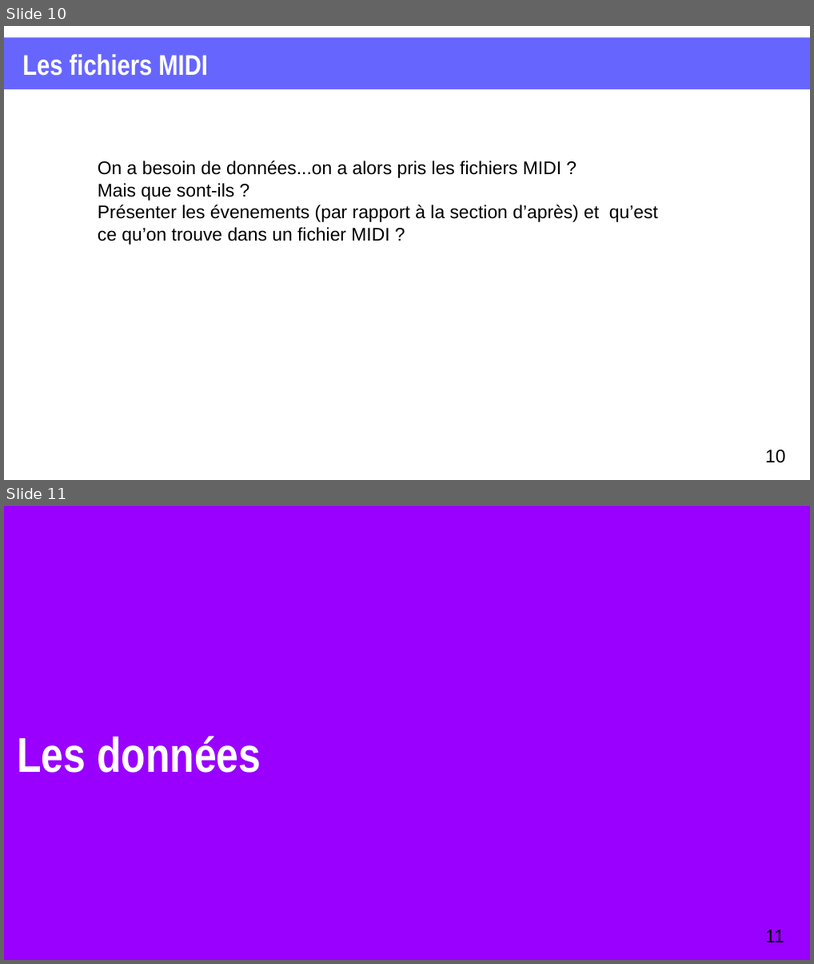
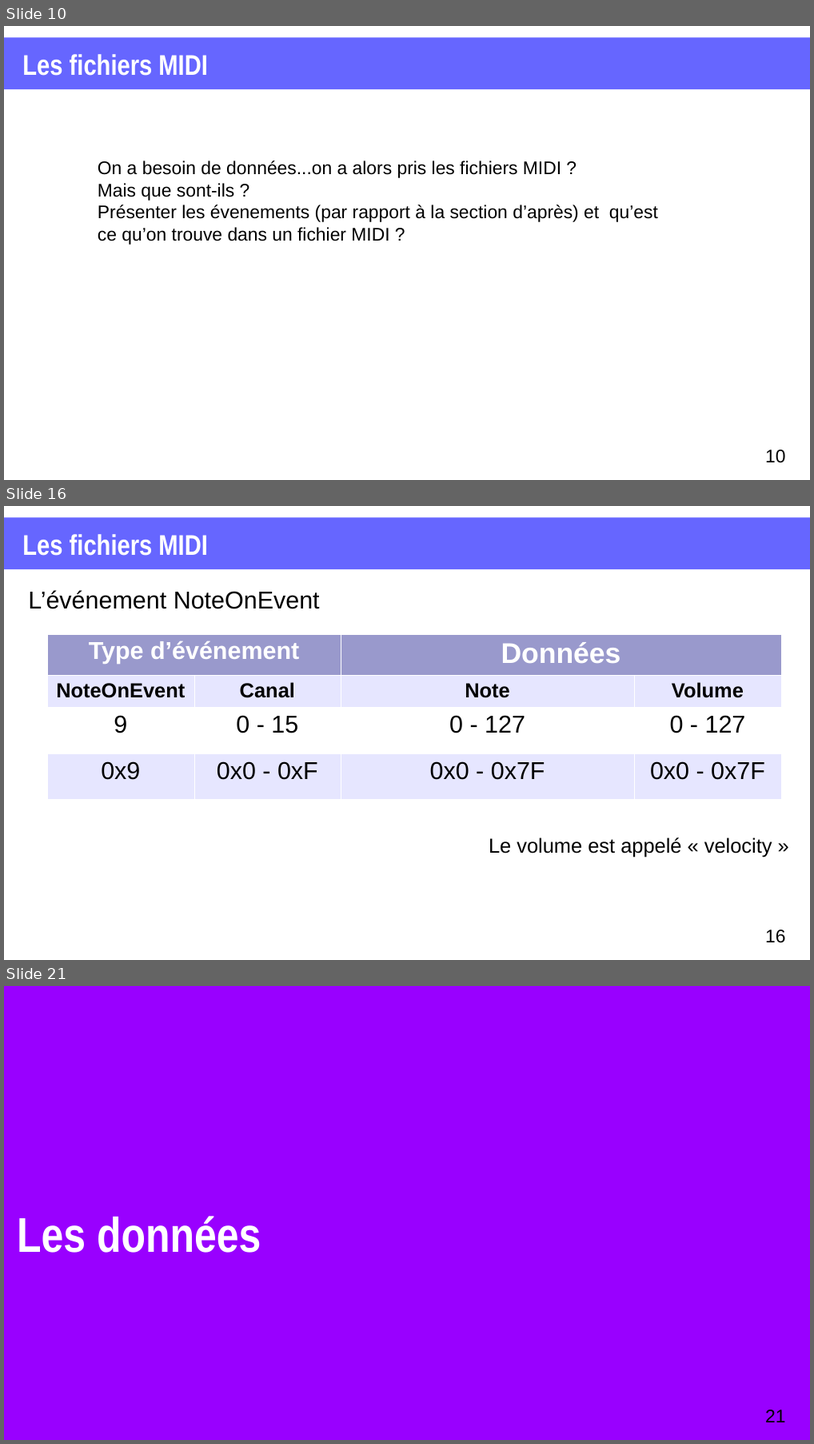
Before and after one commit to XgLsuLzRMy/Composition-Musicale-par-Reseau-de-Neurones, a slide deck: projet.odp. Shown one above the other, each under a label of ours: slides 10 and 11 before the commit, slides 10, 16 and 21 after it; the slides between them are not shown. The pictures are 814x964 and 814x1444 pixels, drawn with LibreOffice and Linux fonts; fonts in the diff are those of the drawing. Boxes give left, top, right and bottom in pixels: in the first picture for what was removed or moved away, otherwise in the second. Text is boxed around its words. In the diff, an @@ line names an element or a change of style, - is before the commit and + after.

Commit message:
partie midi

```diff
--- a/projet.odp
+++ b/projet.odp
@@ slide 16 added at (4, 506, 810, 960), background #FFFFFF @@
@@ rectangle added at (4, 518, 810, 570), fill #6666FF @@
@@ title added at (22, 534, 207, 556), 28 pt, text #FFFFFF, bold @@
+Les fichiers MIDI
@@ text added at (28, 590, 320, 609), 24 pt, text #000000 @@
+L’événement NoteOnEvent
@@ table added at (47, 634, 782, 797), 4 rows, 4 columns @@
+Type d’événement |  | Données | 
+NoteOnEvent | Canal | Note | Volume
+9 | 0 - 15 | 0 - 127 | 0 - 127
+0x9 | 0x0 - 0xF | 0x0 - 0x7F | 0x0 - 0x7F
@@ text added at (489, 837, 773, 856), 20 pt, text #000000 @@
+Le volume est appelé « velocity »
@@ page number added at (766, 929, 786, 943), 18 pt, text #000000 @@
+16
@@ what was slide 11 is now slide 21 @@
@@ page number at (766, 1409, 786, 1422): text changed @@
-11
+21
```
Also in this commit, not shown: 2 slides changed, 9 other slides added, 1 other file.
